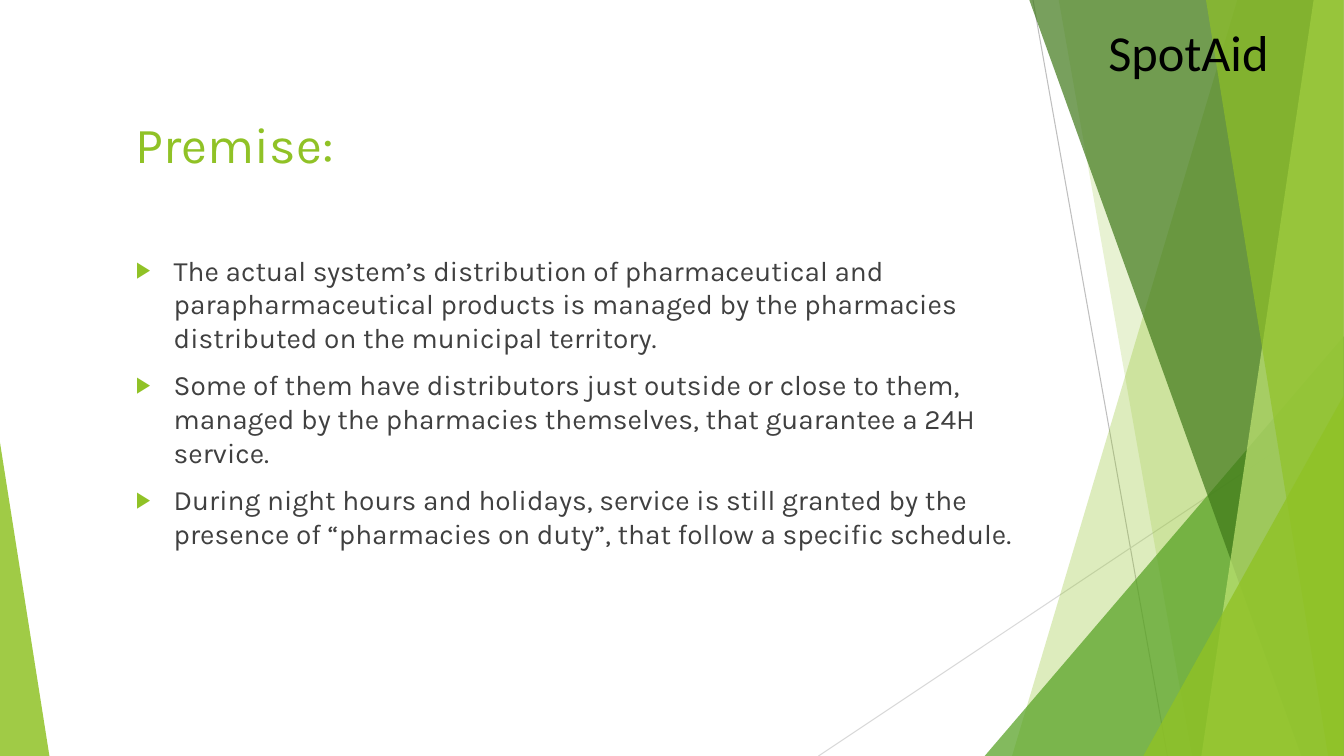
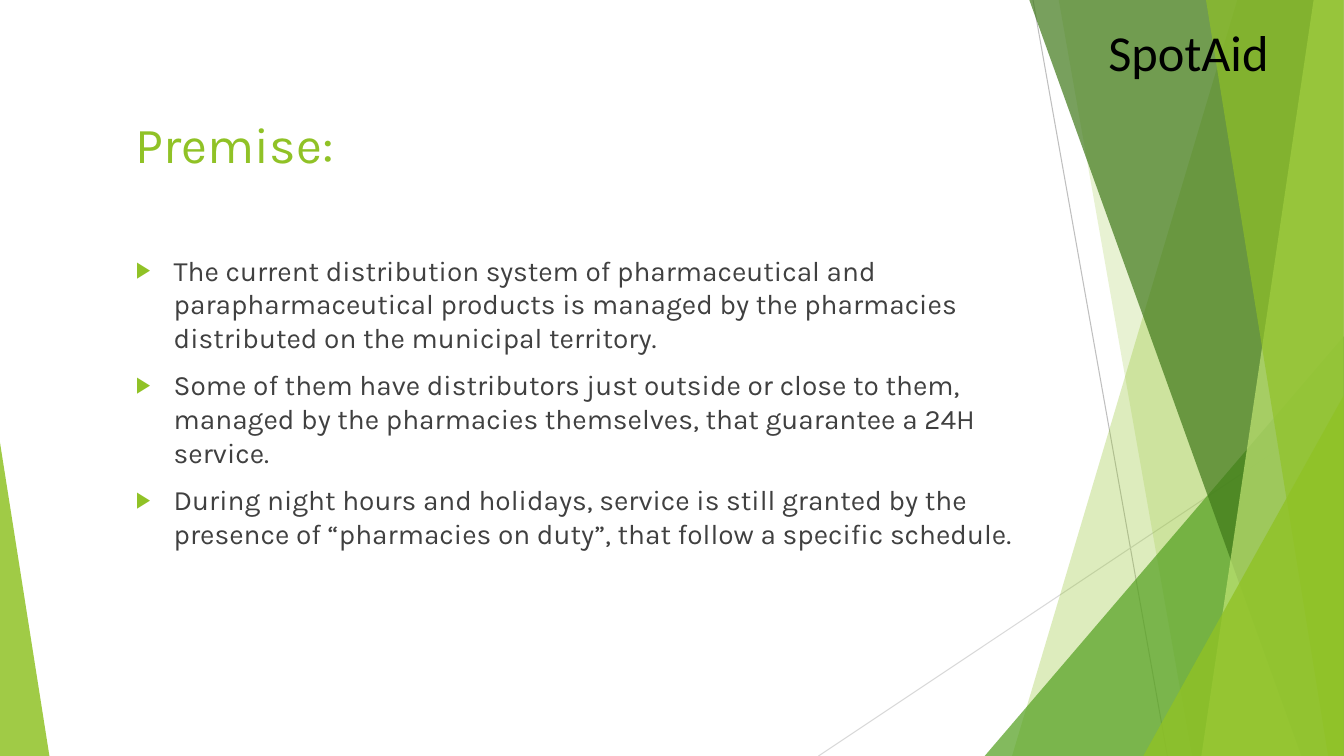
Before and after one commit to MattiaGrigoli/SpotAid, a slide deck: slide 2 of General Presentation - SpotAid.pptx. Drawn at 1344x756 pixels with LibreOffice and Linux fonts; fonts in the diff are those of the drawing. Boxes give left, top, right and bottom in pixels: in the first picture for what was removed or moved away, otherwise in the second. Text is boxed around its words. In the diff, an @@ line names an element or a change of style, - is before the commit and + after.

```diff
--- a/General Presentation - SpotAid.pptx
+++ b/General Presentation - SpotAid.pptx
@@ text at [174, 261, 956, 355]: text changed @@
-▶ The actual system’s distribution of pharmaceutical and parapharmaceutical products is managed by the pharmacies distributed on the municipal territory.
+▶ The current distribution system of pharmaceutical and parapharmaceutical products is managed by the pharmacies distributed on the municipal territory.
```
Also in this commit, not shown: 3 other slides changed, 1 other file.
